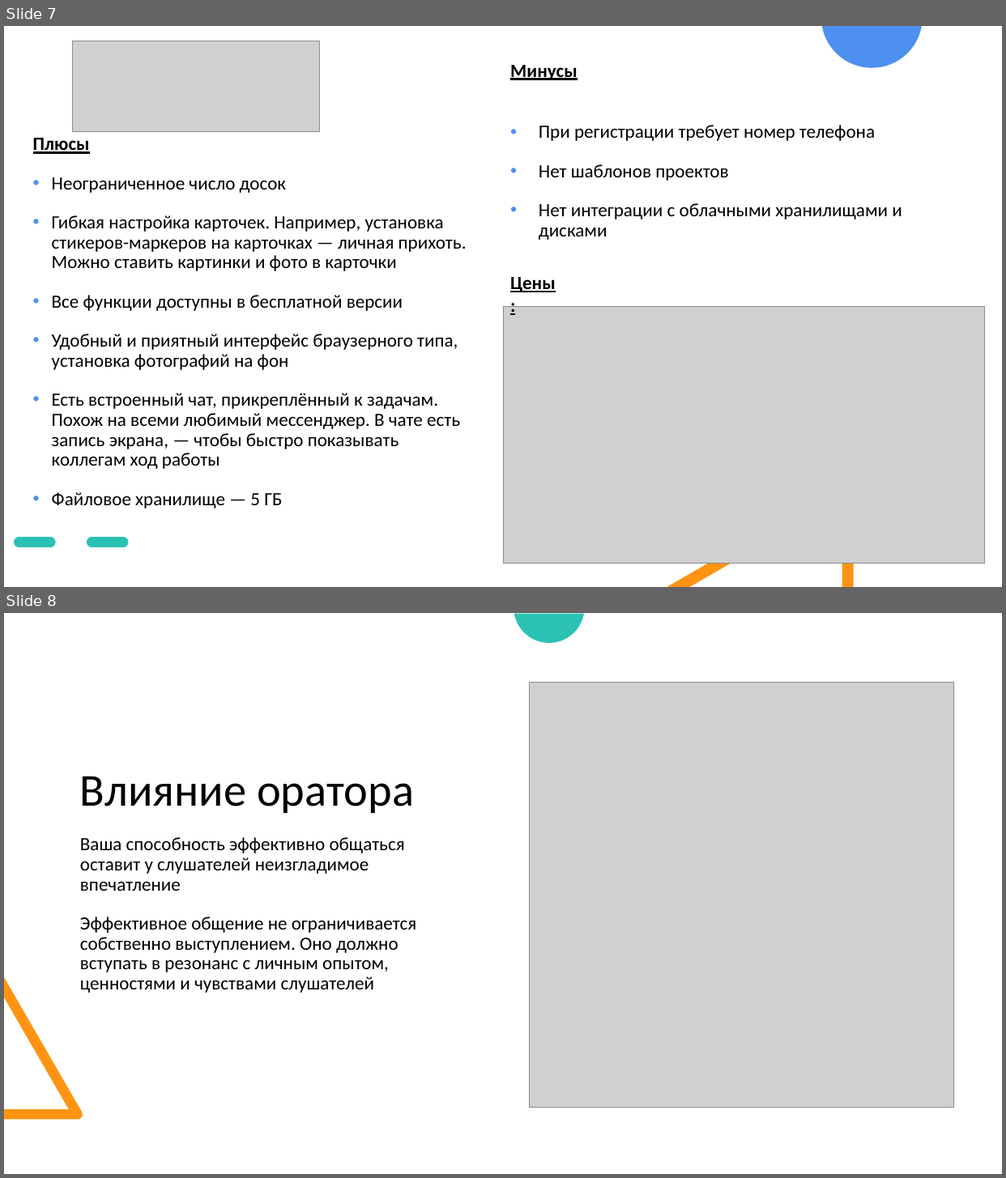
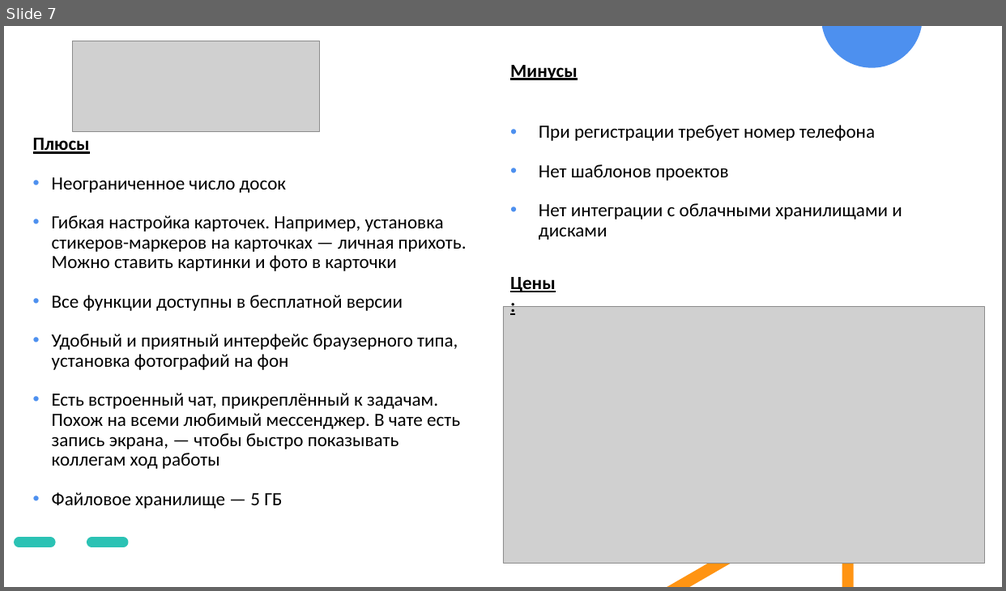
Before and after one commit to r0mbaa/Kanban-Board, a slide deck: Paperwork/РПС_Презентация_к_проекту.pptx. Shown one above the other, each under a label of ours: slides 7 and 8 before the commit, slide 7 after it. The pictures are 1006x1178 and 1006x591 pixels, drawn with LibreOffice and Linux fonts; fonts in the diff are those of the drawing; grey boxes stand for pictures. Boxes give left, top, right and bottom in pixels: in the first picture for what was removed or moved away, otherwise in the second. Text is boxed around its words. In the diff, an @@ line names an element or a change of style, - is before the commit and + after.

```diff
--- a/Paperwork/РПС_Презентация_к_проекту.pptx
+++ b/Paperwork/РПС_Презентация_к_проекту.pptx
@@ slide 8 removed at (4, 613, 1002, 1174), background #FFFFFF @@
@@ freeform shape removed at (514, 614, 584, 643) @@
@@ picture removed at (529, 682, 954, 1107) @@
@@ title removed at (80, 776, 414, 813) @@
-Влияние оратора
@@ text removed at (80, 837, 416, 993) @@
-Ваша способность эффективно общаться оставит у слушателей неизгладимое впечатление
-Эффективное общение не ограничивается собственно выступлением. Оно должно вступать в резонанс с личным опытом, ценностями и чувствами слушателей
@@ freeform shape removed at (4, 977, 83, 1119) @@
```
Also in this commit, not shown: 3 slides changed, 4 slides added, 3 other slides removed.
